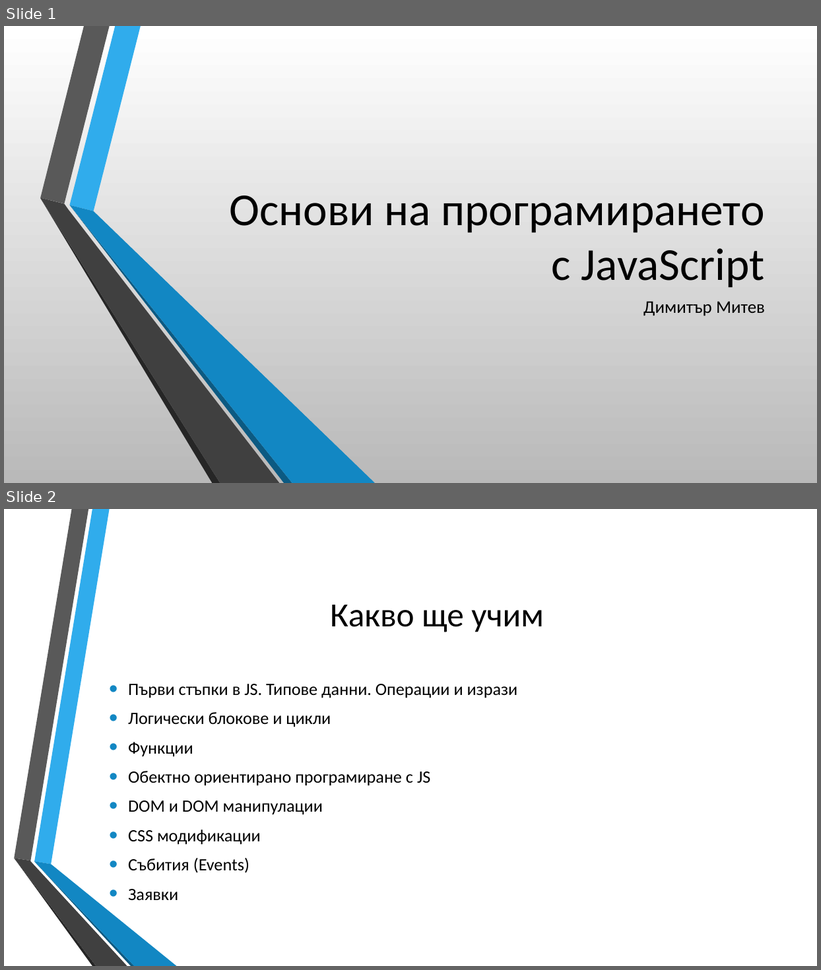
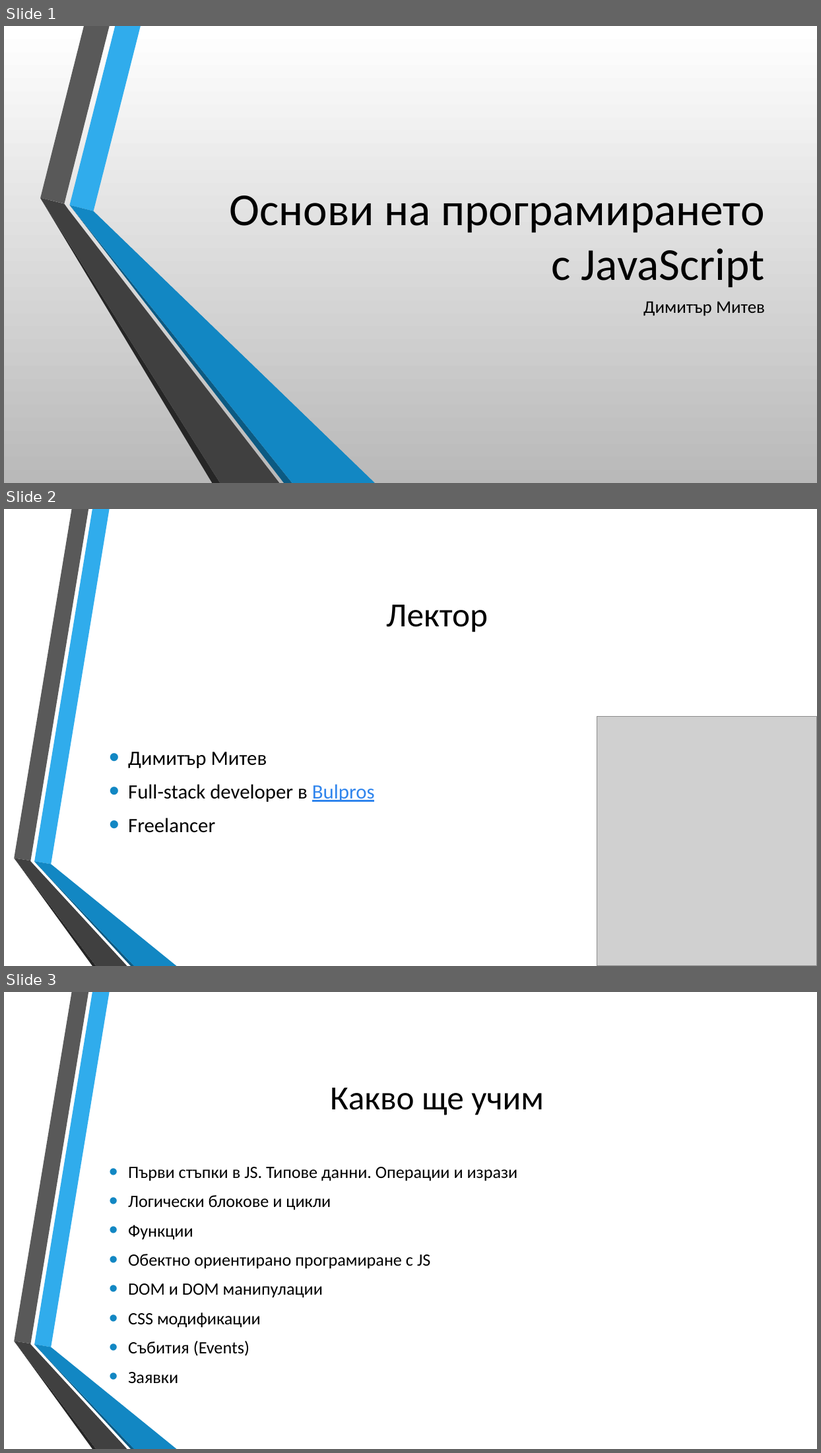
Before and after one commit to dnmitev/IT-Academy, a slide deck: JS Fundamentals/1.Intro/JS-Fund-Intro.pptx. Shown one above the other, each under a label of ours: slides 1 and 2 before the commit, slides 1, 2 and 3 after it. The pictures are 821x970 and 821x1453 pixels, drawn with LibreOffice and Linux fonts; fonts in the diff are those of the drawing; grey boxes stand for pictures; background and template pictures are left out. Boxes give left, top, right and bottom in pixels: in the first picture for what was removed or moved away, otherwise in the second. Text is boxed around its words. In the diff, an @@ line names an element or a change of style, - is before the commit and + after.

```diff
--- a/JS Fundamentals/1.Intro/JS-Fund-Intro.pptx
+++ b/JS Fundamentals/1.Intro/JS-Fund-Intro.pptx
@@ slide 2 added at box(4, 509, 817, 966), background picture (left out); not listed: 6 template elements that a slide beside it also shows @@
@@ title added at box(386, 605, 488, 632), 40 pt, text #000000 @@
+Лектор
@@ picture added at box(597, 716, 817, 966) @@
@@ text added at box(128, 752, 375, 833), 24 pt, text #000000 @@
+• Димитър Митев
+• Full-stack developer в Bulpros
+• Freelancer
@@ what was slide 2 is now slide 3 @@
```
Also in this commit, not shown: 1 other slide added, 8 other files.
